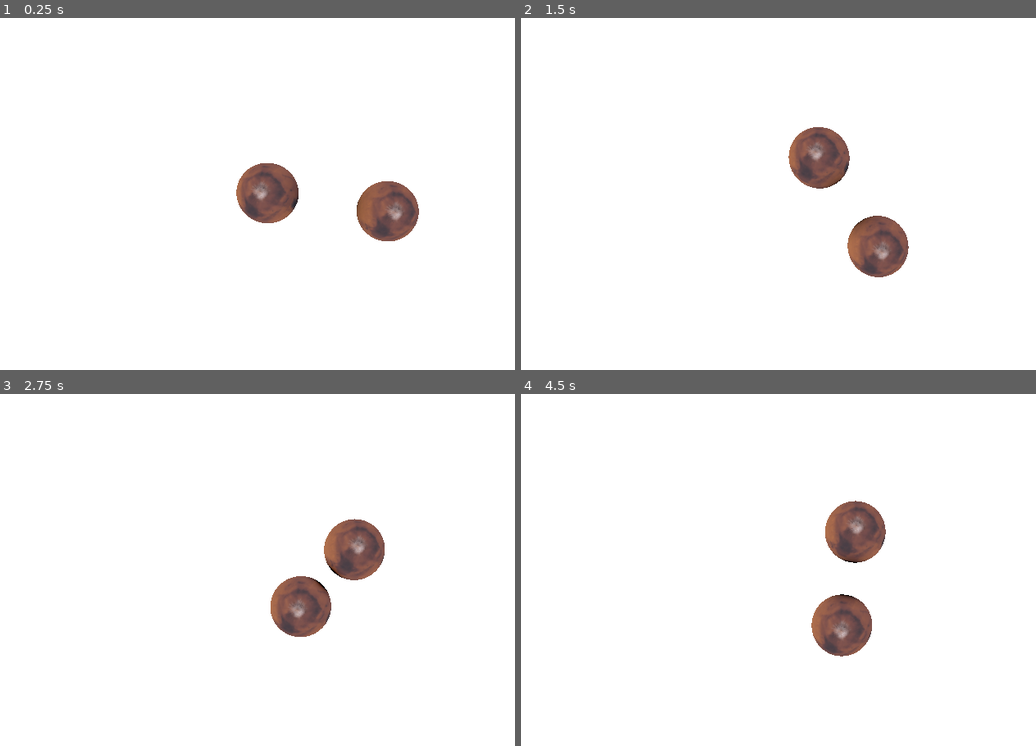
Above: before the commit, frames 1-4 (two rows, left to right).
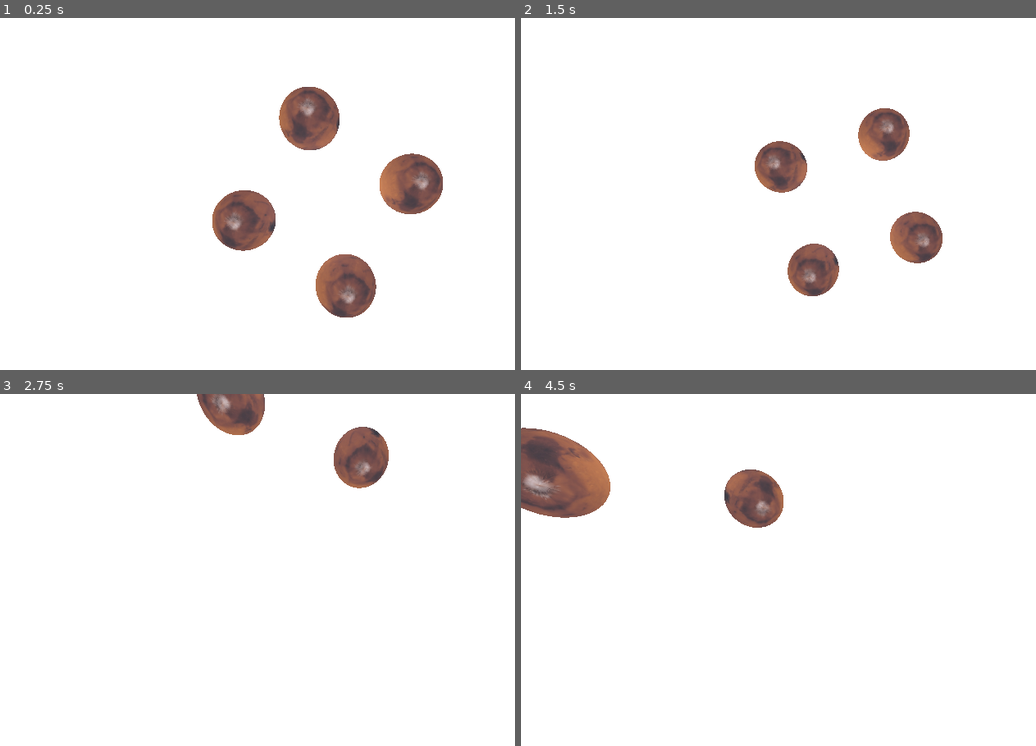
Above: after the commit, the same moments.

Repository: DarkLegend001/Space-Simulator
Game: Godot game, scene res://main/main.tscn
The game is run twice, just before and just after one commit, with the same random seed, the same clock (stepped at 60 frames per second) and the same inputs. A sky picture missing from this copy of the repository is replaced by a grey-blue gradient.
Inputs:
- Up to frame 1 (0.25 s): no input
- Up to frame 2 (1.5 s): hold S (camera_back, bound only after the commit) 0.53-1.28 s; tap Ctrl (camera_back, bound only before the commit) at 0.8, 1.35 s
- Up to frame 3 (2.75 s): tap Down (camera_down, bound only before the commit) at 1.55 s; hold Down (camera_down, bound only before the commit) from 2.03 s (still down); tap W (camera_forward, bound only after the commit) at 2.3 s
- Up to frame 4 (4.5 s): release Down (camera_down, bound only before the commit) at 2.78 s; tap W (camera_forward, bound only after the commit) at 2.85 s; tap Shift (camera_forward, bound only before the commit) at 3.05 s; hold Shift (camera_forward, bound only before the commit) 3.53-4.28 s; tap A (camera_left, bound only after the commit) at 3.8, 4.35 s

The runs differ from the first frame. In frame 1, 8.5% of the frame differs, in the area x 41-86%, y 19-86%; in frame 2, 7.2%; in frame 3, 5.9%; in frame 4, 8.2%.

Commit message:
add camera movement and rotation

Diff:
--- a/controller/simulation_controller.gd
+++ b/controller/simulation_controller.gd
@@ -7,17 +7,17 @@
 # Called when the node enters the scene tree for the first time.
 func _ready() -> void:
 	simulation = Simulation.new()
-	spawn_celestial_body(Vector3(50, 0, 0), Vector3(0, 0, 0.5), 1e12, 1)
-	spawn_celestial_body(Vector3(-50, 0, 0), Vector3(0, 0, -0.5), 1e12, 1)
+	spawn_celestial_body(Vector3(70, 0, 0), Vector3(0, 0, -1), 1e12, 1)
+	spawn_celestial_body(Vector3(0, 0, 70), Vector3(1, 0, 0), 1e12, 1)
+	spawn_celestial_body(Vector3(-70, 0, 0), Vector3(0, 0, 1), 1e12, 1)
+	spawn_celestial_body(Vector3(0, 0, -70), Vector3(-1, 0, 0), 1e12, 1)
 
 # Called every frame. 'delta' is the elapsed time since the previous frame.
-func _process(delta: float) -> void:
+func _process(_delta: float) -> void:
 	simulation.update()
 
 func spawn_celestial_body(pos: Vector3, vel: Vector3, mass: float, radius: float):
-	var body = CelestialBody.new(pos, vel, Vector3.ZERO, mass, radius)
-	print(body.mass)
-	print("making body")
+	var body = CelestialBody.new(pos, vel, Vector3(0,0.01,0), mass, radius)
 	simulation.celestial_bodies.append(body)
 	var render = renderer.instantiate()
 	$"../CelestialBodies".add_child(render)
--- a/main/camera.gd
+++ b/main/camera.gd
@@ -8,16 +8,37 @@
 
 # Called every frame. 'delta' is the elapsed time since the previous frame.
 func _process(delta: float) -> void:
-	var change = delta * 0.5
+	var change = delta * 50
+	var speed = Vector3.ZERO
+	var rot_change = delta * 1
+	var rot_speed = Vector3.ZERO
 	if Input.is_action_pressed("camera_right"):
-		position.x += change
+		speed.x += change
 	if Input.is_action_pressed("camera_left"):
-		position.x -= change
+		speed.x -= change
 	if Input.is_action_pressed("camera_up"):
-		position.y += change
+		speed.y += change
 	if Input.is_action_pressed("camera_down"):
-		position.y -= change
+		speed.y -= change
 	if Input.is_action_pressed("camera_forward"):
-		position.z -= change
+		speed.z -= change
 	if Input.is_action_pressed("camera_back"):
-		position.z += change
+		speed.z += change
+
+	if Input.is_action_pressed("camera_rotate_right"):
+		rot_speed.x -= rot_change
+	if Input.is_action_pressed("camera_rotate_left"):
+		rot_speed.x += rot_change
+	if Input.is_action_pressed("camera_rotate_up"):
+		rot_speed.y += rot_change
+	if Input.is_action_pressed("camera_rotate_down"):
+		rot_speed.y -= rot_change
+	if Input.is_action_pressed("camera_roll_right"):
+		rot_speed.z += rot_change
+	if Input.is_action_pressed("camera_roll_left"):
+		rot_speed.z -= rot_change
+
+	position += (transform.basis * speed)
+	rotate_object_local(Vector3.UP, rot_speed.x)
+	rotate_object_local(Vector3.RIGHT, rot_speed.y)
+	rotate_object_local(Vector3.FORWARD, rot_speed.z)
--- a/main/main.gd
+++ b/main/main.gd
@@ -7,5 +7,5 @@
 
 
 # Called every frame. 'delta' is the elapsed time since the previous frame.
-func _process(delta: float) -> void:
+func _process(_delta: float) -> void:
 	pass
--- a/main/main.tscn
+++ b/main/main.tscn
@@ -12,6 +12,7 @@
 
 [sub_resource type="Sky" id="Sky_3wy1v"]
 sky_material = SubResource("PanoramaSkyMaterial_c651c")
+radiance_size = 2
 
 [sub_resource type="Environment" id="Environment_53q0u"]
 background_mode = 2
@@ -38,7 +39,6 @@
 [node name="OmniLight3D" type="OmniLight3D" parent="." unique_id=1923814318]
 light_energy = 10.0
 light_size = 0.5
-light_negative = true
 omni_range = 1000.0
 
 [node name="CelestialBodies" type="Node" parent="." unique_id=1477786834]
--- a/project.godot
+++ b/project.godot
@@ -23,32 +23,62 @@
 
 camera_left={
 "deadzone": 0.2,
-"events": [Object(InputEventKey,"resource_local_to_scene":fa …(140 unchanged characters)… d":false,"keycode":0,"physical_keycode":4194319,"key_label":0,"unicode":0,"location":0,"echo":false,"script":null)
+"events": [Object(InputEventKey,"resource_local_to_scene":fa …(140 unchanged characters)… d":false,"keycode":0,"physical_keycode":65,"key_label":0,"unicode":97,"location":0,"echo":false,"script":null)
 ]
 }
 camera_right={
 "deadzone": 0.2,
-"events": [Object(InputEventKey,"resource_local_to_scene":fa …(140 unchanged characters)… d":false,"keycode":0,"physical_keycode":4194321,"key_label":0,"unicode":0,"location":0,"echo":false,"script":null)
+"events": [Object(InputEventKey,"resource_local_to_scene":fa …(140 unchanged characters)… d":false,"keycode":0,"physical_keycode":68,"key_label":0,"unicode":100,"location":0,"echo":false,"script":null)
 ]
 }
 camera_up={
 "deadzone": 0.2,
-"events": [Object(InputEventKey,"resource_local_to_scene":fa …(140 unchanged characters)… d":false,"keycode":0,"physical_keycode":4194320,"key_label":0,"unicode":0,"location":0,"echo":false,"script":null)
+"events": [Object(InputEventKey,"resource_local_to_scene":fa …(140 unchanged characters)… d":false,"keycode":0,"physical_keycode":32,"key_label":0,"unicode":32,"location":0,"echo":false,"script":null)
 ]
 }
 camera_down={
 "deadzone": 0.2,
-"events": [Object(InputEventKey,"resource_local_to_scene":fa …(146 unchanged characters)… se,"keycode":0,"physical_keycode":4194322,"key_label":0,"unicode":0,"location":0,"echo":false,"script":null)
+"events": [Object(InputEventKey,"resource_local_to_scene":fa …(146 unchanged characters)… se,"keycode":0,"physical_keycode":4194326,"key_label":0,"unicode":0,"location":1,"echo":false,"script":null)
 ]
 }
 camera_forward={
 "deadzone": 0.2,
-"events": [Object(InputEventKey,"resource_local_to_scene":fa …(140 unchanged characters)… d":false,"keycode":0,"physical_keycode":4194325,"key_label":0,"unicode":0,"location":2,"echo":false,"script":null)
+"events": [Object(InputEventKey,"resource_local_to_scene":fa …(140 unchanged characters)… d":false,"keycode":0,"physical_keycode":87,"key_label":0,"unicode":119,"location":0,"echo":false,"script":null)
 ]
 }
 camera_back={
 "deadzone": 0.2,
+"events": [Object(InputEventKey,"resource_local_to_scene":false,"resource_name":"","device":-1,"window_id":0,"alt_pressed":false,"shift_pressed":false,"ctrl_pressed":false,"meta_pressed":false,"pressed":false,"keycode":0,"physical_keycode":83,"key_label":0,"unicode":115,"location":0,"echo":false,"script":null)
+]
+}
+camera_rotate_right={
+"deadzone": 0.2,
+"events": [Object(InputEventKey,"resource_local_to_scene":false,"resource_name":"","device":-1,"window_id":0,"alt_pressed":false,"shift_pressed":false,"ctrl_pressed":false,"meta_pressed":false,"pressed":false,"keycode":0,"physical_keycode":4194321,"key_label":0,"unicode":0,"location":0,"echo":false,"script":null)
+]
+}
+camera_rotate_left={
+"deadzone": 0.2,
+"events": [Object(InputEventKey,"resource_local_to_scene":false,"resource_name":"","device":-1,"window_id":0,"alt_pressed":false,"shift_pressed":false,"ctrl_pressed":false,"meta_pressed":false,"pressed":false,"keycode":0,"physical_keycode":4194319,"key_label":0,"unicode":0,"location":0,"echo":false,"script":null)
+]
+}
+camera_rotate_up={
+"deadzone": 0.2,
+"events": [Object(InputEventKey,"resource_local_to_scene":false,"resource_name":"","device":-1,"window_id":0,"alt_pressed":false,"shift_pressed":false,"ctrl_pressed":false,"meta_pressed":false,"pressed":false,"keycode":0,"physical_keycode":4194320,"key_label":0,"unicode":0,"location":0,"echo":false,"script":null)
+]
+}
+camera_rotate_down={
+"deadzone": 0.2,
+"events": [Object(InputEventKey,"resource_local_to_scene":false,"resource_name":"","device":-1,"window_id":0,"alt_pressed":false,"shift_pressed":false,"ctrl_pressed":false,"meta_pressed":false,"pressed":false,"keycode":0,"physical_keycode":4194322,"key_label":0,"unicode":0,"location":0,"echo":false,"script":null)
+]
+}
+camera_roll_left={
+"deadzone": 0.2,
 "events": [Object(InputEventKey,"resource_local_to_scene":false,"resource_name":"","device":-1,"window_id":0,"alt_press …(195 unchanged characters)…
+]
+}
+camera_roll_right={
+"deadzone": 0.2,
+"events": [Object(InputEventKey,"resource_local_to_scene":false,"resource_name":"","device":-1,"window_id":0,"alt_pressed":false,"shift_pressed":false,"ctrl_pressed":false,"meta_pressed":false,"pressed":false,"keycode":0,"physical_keycode":4194325,"key_label":0,"unicode":0,"location":2,"echo":false,"script":null)
 ]
 }
 
--- a/rendering/celestial_body_renderer.gd
+++ b/rendering/celestial_body_renderer.gd
@@ -7,7 +7,7 @@
 	pass # Replace with function body.
 
 # Called every frame. 'delta' is the elapsed time since the previous frame.
-func _process(delta: float) -> void:
+func _process(_delta: float) -> void:
 	position = body.pos
 	rotation = body.rot
 
--- a/simulation/physics_calculator.gd
+++ b/simulation/physics_calculator.gd
@@ -5,6 +5,7 @@
 
 # Verlet Intergration; https://www.algorithm-archive.org/contents/verlet_integration/verlet_integration.html
 func integrate_forces(bodies, timestep):
+	#verlet integration
 	for body in bodies:
 		body.pos += body.vel * timestep + 0.5 * body.accel * timestep ** 2
 	for body in bodies:
@@ -14,8 +15,13 @@
 	for body in bodies:
 		body.vel += 0.5 * (body.accel + body.accel_old) * timestep
 
+	# update rotation
+	for body in bodies:
+		body.rot += body.rot_vel * timestep
+
 func calc_vel(body, timestep):
 	return body.vel_half + 0.5 * body.accel * timestep
+
 
 func calculate_force(body, bodies) -> Vector3:
 	var force = Vector3.ZERO
Not shown: 1 places in main/main.tscn that only renumber resources
